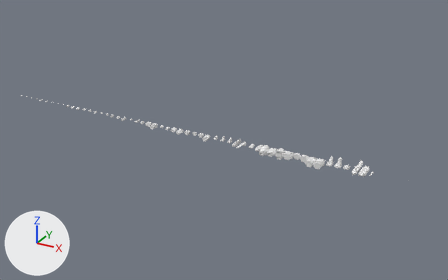
Renders of the glTF model assets/ships/kits/corsair.glb from each side of a commit.
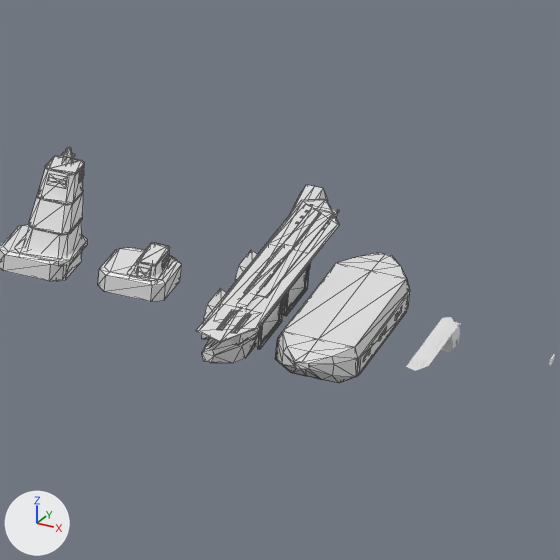
The first picture shows the older version from a 50 mm camera at (2732.0, -2480.0, 1240.0) aimed at (1330.0, 68.0, -34.0). The close-ups show the older and then the newer version on the part from 75% to 85% of the width and 52% to 69% of the height of that picture. Only the edits that show in the close-ups are written down. The axes (+X, +Y, +Z) are drawn at lower left. The lights are the same throughout. The close-ups show mesh edges as thin lines. Where no turn or scale is listed for an object, it has been applied to the vertices. Vertices at exactly the same position are counted once.

Objects in the first close-up: 'appendage.deck', 'appendage.sidehull', 'command.citadel', 'command.flag', 'ventral.keel.001' and 2 more.
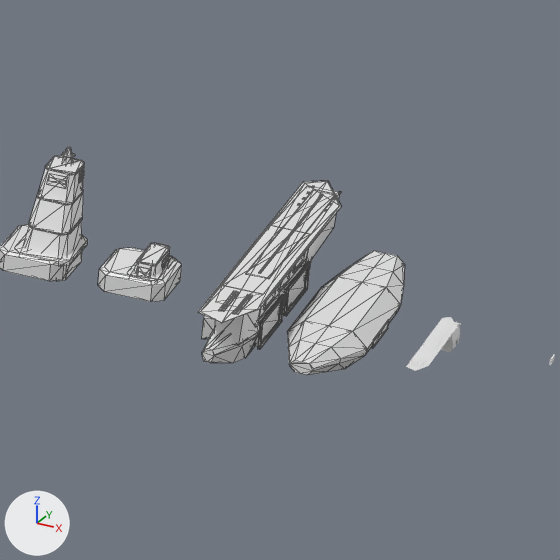
Location of each change, [x1, y1, x2, y2] in pixels of the close-ups (560 x 560 px; the box of a moved part takes in the faces that stretch with it):
'appendage.sidehull', reshaped: before [196, 185, 340, 363]; after [198, 180, 341, 363]
'ventral.keel.001', reshaped (12% narrower): before [275, 253, 410, 383]; after [287, 251, 405, 375]
part 1 of me_appendage_sidehull, moved or reshaped: before [196, 199, 340, 343]; after [198, 180, 341, 323]
part 2 of me_appendage_sidehull, moved or reshaped: before [244, 208, 334, 298]; after [246, 189, 336, 279]
part 3 of me_appendage_sidehull, moved or reshaped: before [219, 310, 235, 330]; after [219, 291, 239, 311]
part 4 of me_appendage_sidehull, moved or reshaped: before [233, 313, 249, 333]; after [233, 294, 253, 315]
part 5 of me_appendage_sidehull, moved or reshaped: before [294, 213, 321, 247]; after [259, 194, 323, 273]
part 6 of me_appendage_sidehull, moved or reshaped: before [217, 310, 237, 330]; after [221, 291, 237, 311]
part 7 of me_appendage_sidehull, moved or reshaped: before [231, 313, 251, 334]; after [235, 294, 251, 314]
part 8 of me_appendage_sidehull, cut back: before [232, 209, 337, 346]; after [214, 191, 339, 346]
part 9 of me_ventral_keel_001, moved or reshaped: before [358, 294, 408, 374]; after [372, 319, 389, 348]
part 10 of me_ventral_keel_001, rebuilt (12% narrower): before [275, 253, 410, 383]; after [287, 251, 405, 375]

Diff of the bpy script that builds the scene:
```diff
--- a/assets/ships/kits/corsair.glb.py
+++ b/assets/ships/kits/corsair.glb.py
@@ me_appendage_sidehull @@
 # used by ob_appendage_sidehull; location = (2040.0, 0.0, 0.0)
-me_appendage_sidehull.from_pydata(...)  # 486 vertices, 908 faces; spans x -6.0..21.0, y -66.0..90.0, z -9.0..11.0
+me_appendage_sidehull.from_pydata(...)  # 542 vertices, 988 faces; spans x -6.0..21.0, y -66.0..90.0, z -9.0..18.0
+# me_appendage_sidehull part 1: the loose piece of 18 vertices spanning x 1.0..21.0, y -66.0..74.0, z 10.0 is moved by (0.0, 0.0, 8.0)
+# me_appendage_sidehull part 2: the loose piece of 8 vertices spanning x 7.0..16.0, y -21.0..63.0, z 10.0 is moved by (0.0, 0.0, 8.0)
+# me_appendage_sidehull part 3: the loose piece of 8 vertices spanning x 8.0..9.0, y -56.0..-38.0, z 10.0..11.0 is moved by (0.0, 0.0, 8.0), in mat_dark (white #e7e7e7)
+# me_appendage_sidehull part 4: the loose piece of 8 vertices spanning x 14.0, y -56.0..-38.0, z 10.0..11.0 is moved by (0.0, 0.0, 8.0), in mat_dark (white #e7e7e7)
+# me_appendage_sidehull part 5: the loose piece of 8 vertices spanning x 11.0..12.0, y -18.0..60.0, z 10.0..11.0 is moved by (0.0, 0.0, 8.0)
+# me_appendage_sidehull part 6: the loose piece of 8 vertices spanning x 8.0..10.0, y -56.0..-38.0, z 10.0 is moved by (0.0, 0.0, 8.0), in mat_trim (white #e7e7e7)
+# me_appendage_sidehull part 7: the loose piece of 8 vertices spanning x 13.0..15.0, y -56.0..-38.0, z 10.0 is moved by (0.0, 0.0, 8.0), in mat_trim (white #e7e7e7)
+# me_appendage_sidehull part 8: 8 vertices moved from x 2.0..18.0, y -50.0..66.0, z 10.0 to x 2.0..18.0, y -50.0..66.0, z 18.0; 32 vertices added at x 2.0..18.0, y -35.0..25.0, z 7.0..18.0
+# other edits to the shape of me_appendage_sidehull do not show in these pictures
 me_appendage_sidehull.materials.append(mat_hull)
@@ me_ventral_keel_001 @@
 # used by ob_ventral_keel_001; location = (2080.0, 0.0, 0.0)
-me_ventral_keel_001.from_pydata(...)  # 188 vertices, 340 faces; spans x -16.2..16.2, y -52.5..52.5, z -13.2..3.6
+me_ventral_keel_001.from_pydata(...)  # 76 vertices, 172 faces; spans x -15.7..15.7, y -52.5..52.5, z -12.8..3.6
+# me_ventral_keel_001 part 9: the loose piece of 8 vertices spanning x 15.4..16.2, y -30.4..30.4, z -8.5..-1.0 is scaled about its middle by (0.489, 0.321, 0.505), then moved by (-0.3, -2.5, 1.1)
+# me_ventral_keel_001 part 10: the loose piece of 60 vertices spanning x -15.6..15.6, y -52.5..52.5, z -12.8..3.6 is rebuilt with 60 vertices and now spans x -15.6..15.6, y -52.5..52.5, z -12.8..3.6
+# other edits to the shape of me_ventral_keel_001 do not show in these pictures
 me_ventral_keel_001.materials.append(mat_hull)
 me_ventral_keel_001.materials.append(mat_dark)
-me_ventral_keel_001.materials.append(mat_glow)  # white #e7e7e7
```
